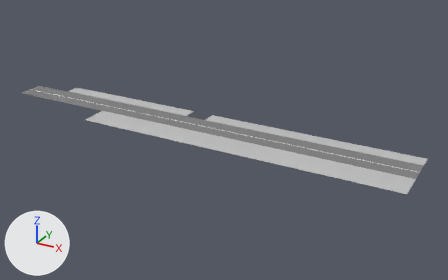
The Blender file assets/models/districts/estepa/road_estepa.blend, before and after one commit.
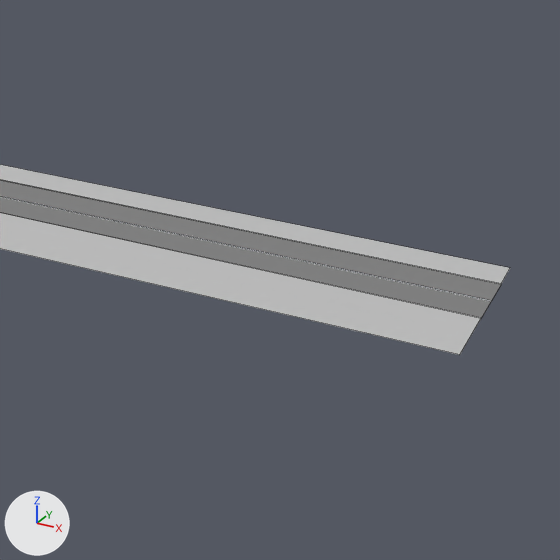
Old and new are each drawn whole from a 50 mm lens placed at (142.0, -132.4, 63.5), pointed at (68.6, 1.1, -3.2) and again close up on the part from 49% to 100% of the width and 18% to 99% of the height. Every picture has the same lights, and +X, +Y and +Z are marked at lower left. The last two pictures show the newer version. The close-ups show mesh edges as thin lines. Objects named as collision shapes, trigger or cutter boxes, shadow casters or lower levels of detail are left out.
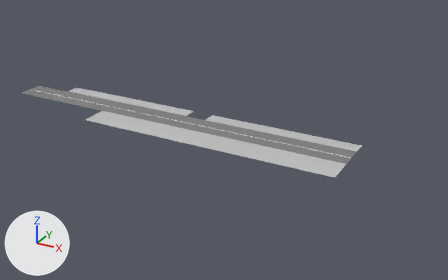
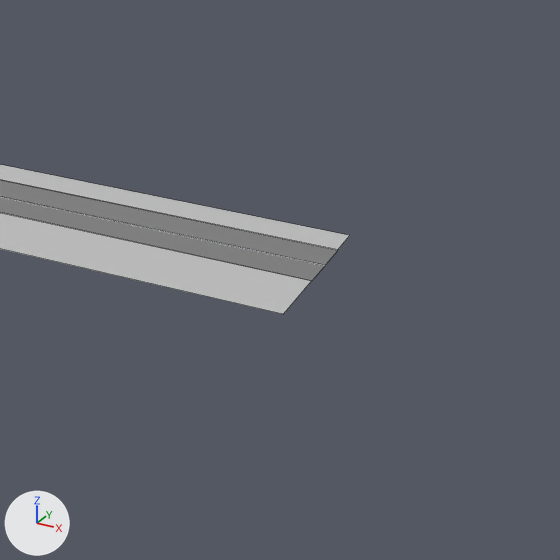
The change, as a diff of the scene's bpy script:
```diff
--- a/assets/models/districts/estepa/road_estepa.blend.py
+++ b/assets/models/districts/estepa/road_estepa.blend.py
@@ me_plane @@
 # used by ob_plane; location = (0.0, 0.0, 0.0)
 # before: 0 (120.0, -4.0, 0.0) at pixel (481, 318), 1 (120.0, 4.0, 0.0) at pixel (501, 284), 4 (120.0, 0.1, 0.0) at pixel (491, 300), 6 (120.0, -0.1, 0.0) at pixel (491, 301), 8 (120.0, -12.0, 0.1) at pixel (459, 354)
 # before: 9 (120.0, -4.0, 0.1) at pixel (481, 317), 16 (120.0, 4.0, 0.1) at pixel (501, 283), 17 (120.0, 8.0, 0.1) at pixel (510, 267)
-me_plane.from_pydata(...)  # 30 vertices, 15 faces; spans x 0.0..120.0, y -12.0..8.0, z 0.0..0.2
+me_plane.from_pydata(...)  # 30 vertices, 15 faces; spans x 0.0..104.0, y -12.0..8.0, z 0.0..0.2
+# me_plane part 1
+for i in [0, 1, 4, 6, 8, 9, 16, 17]: me_plane.vertices[i].co += Vector((-16.0, 0.0, 0.0))
 me_plane.materials.append(mat_grey)
```

Pixel boxes (x1, y1, x2, y2) of what changed, in the close-ups (560 x 560 px):
'Plane', reshaped
    before: (0, 165, 510, 355)
    after: (0, 165, 350, 314)
